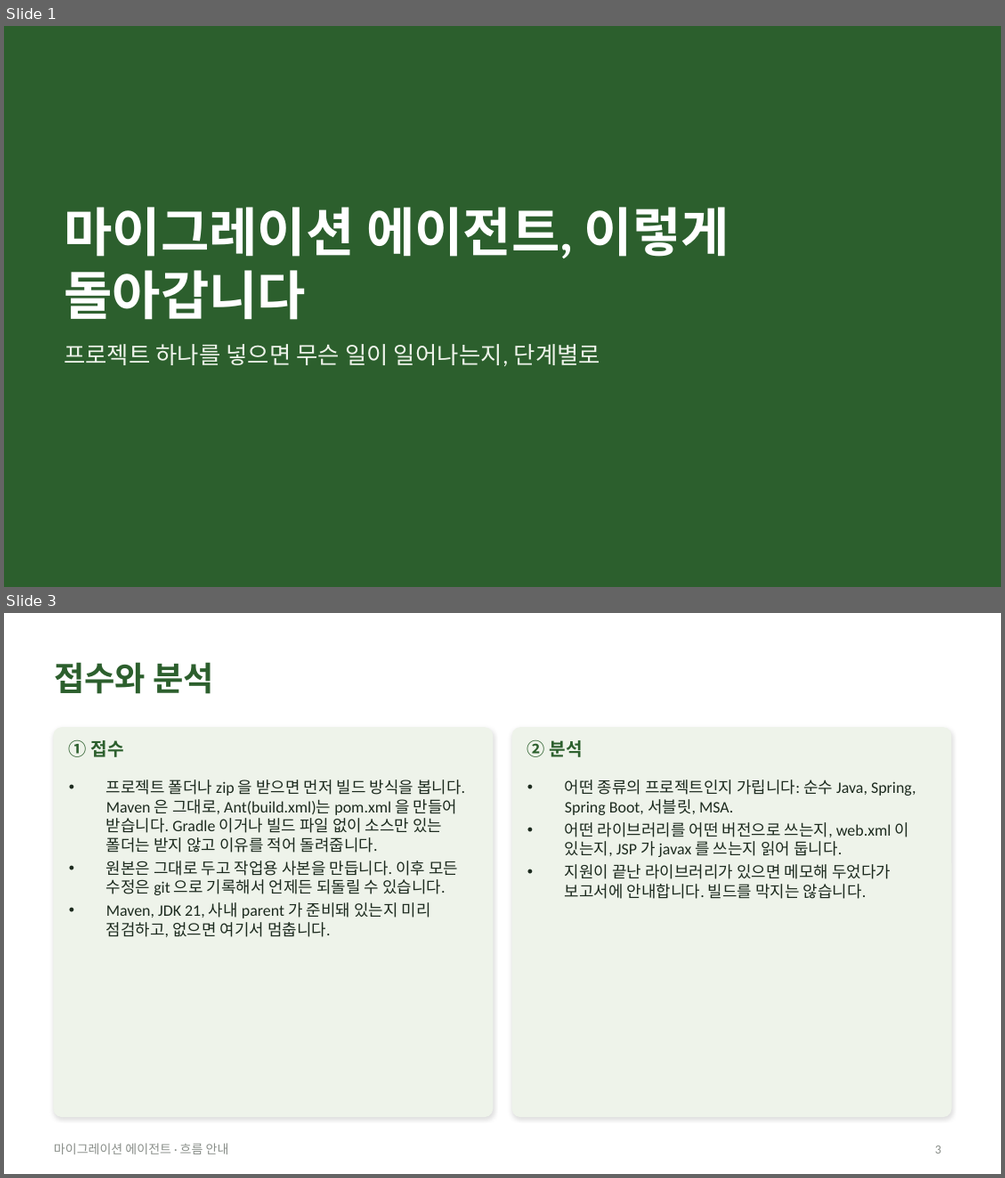
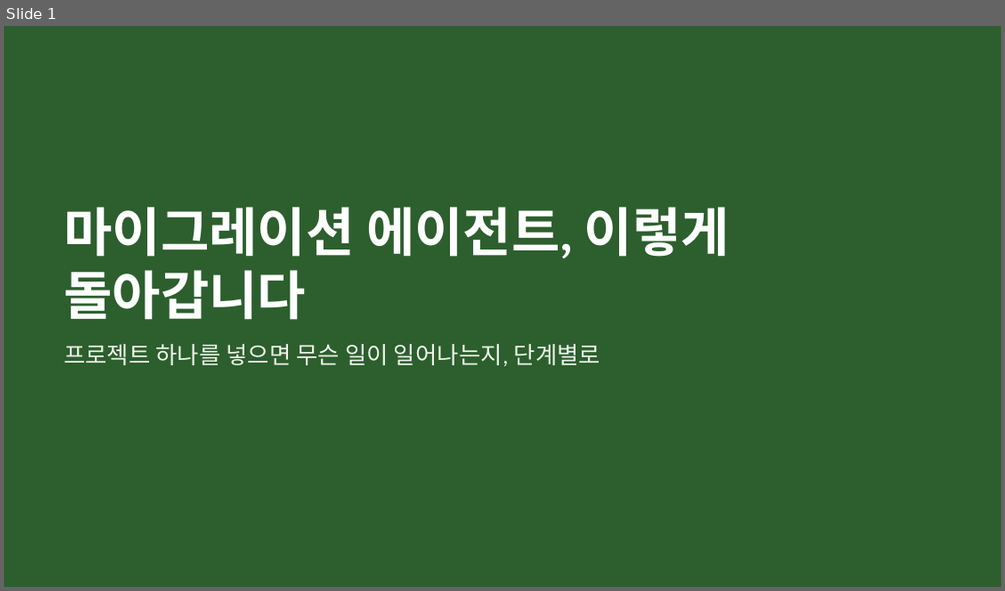
Before and after one commit to acandiatale/tutu, a slide deck: docs/migration-agent/migration-agent.pptx. Shown one above the other, each under a label of ours: slides 1 and 3 before the commit, slide 1 after it; the slides between them are not shown. The pictures are 1005x1178 and 1005x591 pixels, drawn with LibreOffice and Linux fonts; fonts in the diff are those of the drawing. Boxes give left, top, right and bottom in pixels: in the first picture for what was removed or moved away, otherwise in the second. Text is boxed around its words. In the diff, an @@ line names an element or a change of style, - is before the commit and + after.

```diff
--- a/docs/migration-agent/migration-agent.pptx
+++ b/docs/migration-agent/migration-agent.pptx
@@ slide 3 removed at [4, 613, 1001, 1174], background #FFFFFF @@
@@ title removed at [54, 662, 215, 694] @@
-접수와 분석
@@ rounded rectangle removed at [54, 728, 493, 1117] @@
@@ text removed at [69, 739, 123, 757] @@
-① 접수
@@ rounded rectangle removed at [512, 728, 951, 1117] @@
@@ text removed at [527, 739, 582, 757] @@
-② 분석
@@ text removed at [106, 779, 465, 937] @@
-• 프로젝트 폴더나 zip 을 받으면 먼저 빌드 방식을 봅니다. Maven 은 그대로, Ant(build.xml)는 pom.xml 을 만들어 받습니다. Gradle 이거나 빌드 파일 없이 소스만 있는 폴더는 받지 않고 이유를 적어 돌려줍니다.
-• 원본은 그대로 두고 작업용 사본을 만듭니다. 이후 모든 수정은 git 으로 기록해서 언제든 되돌릴 수 있습니다.
-• Maven, JDK 21, 사내 parent 가 준비돼 있는지 미리 점검하고, 없으면 여기서 멈춥니다.
@@ text removed at [565, 779, 915, 899] @@
-• 어떤 종류의 프로젝트인지 가립니다: 순수 Java, Spring, Spring Boot, 서블릿, MSA.
-• 어떤 라이브러리를 어떤 버전으로 쓰는지, web.xml 이 있는지, JSP 가 javax 를 쓰는지 읽어 둡니다.
-• 지원이 끝난 라이브러리가 있으면 메모해 두었다가 보고서에 안내합니다. 빌드를 막지는 않습니다.
@@ text removed at [54, 1143, 229, 1154] @@
-마이그레이션 에이전트 · 흐름 안내
@@ page number removed at [935, 1145, 941, 1153] @@
-3
```
Also in this commit, not shown: 6 slides changed, 9 slides added, 2 other slides removed, 11 other files.
